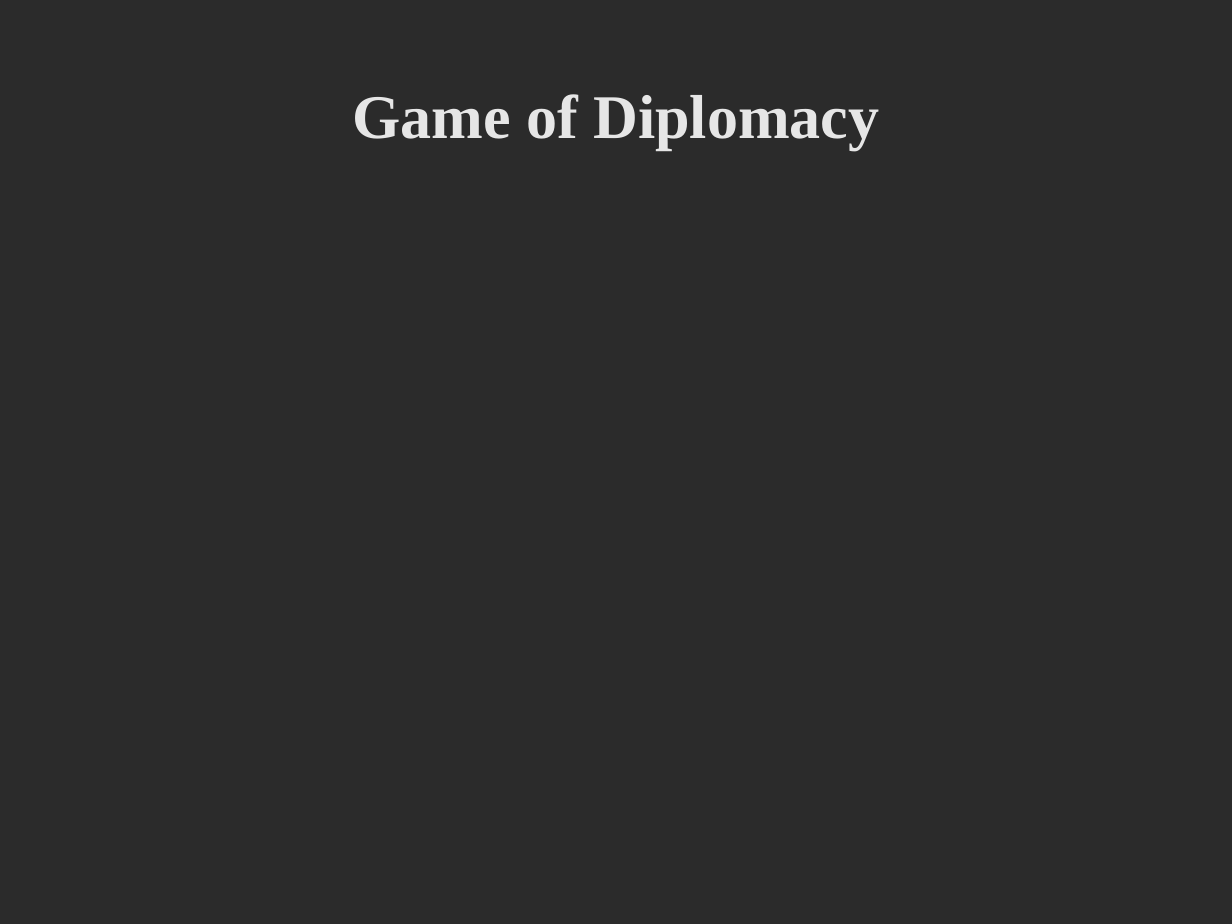
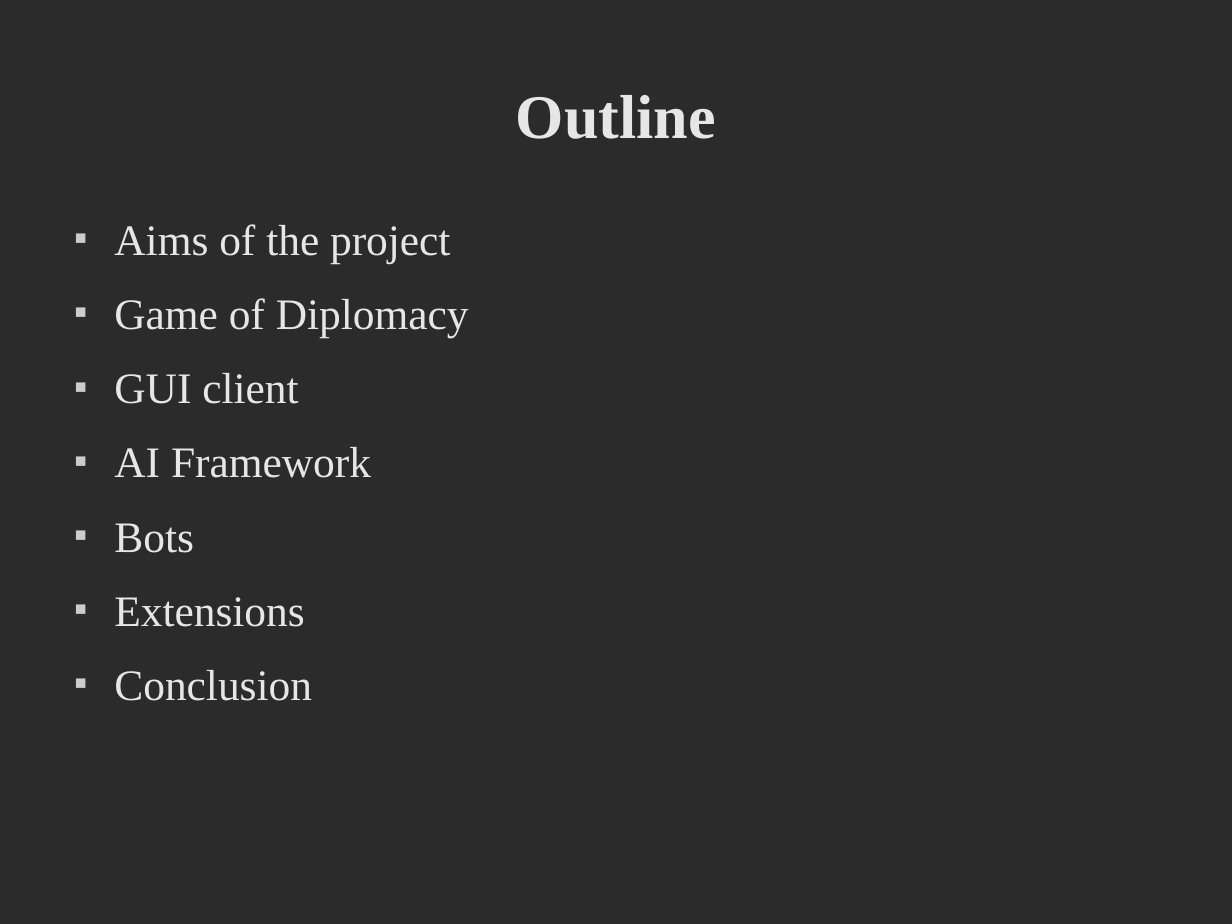
Before and after one commit to deltaluca/flappy, a slide deck: slide 2 of Presentation/ProjectDemonstration.odp (slide 4 before the commit). Drawn at 1232x924 pixels with LibreOffice and Linux fonts; fonts in the diff are those of the drawing; background and template pictures are left out; a plain dark background stands for a picture behind light text. Boxes give left, top, right and bottom in pixels: in the first picture for what was removed or moved away, otherwise in the second. Text is boxed around its words. In the diff, an @@ line names an element or a change of style, - is before the commit and + after.

```diff
--- a/Presentation/ProjectDemonstration.odp
+++ b/Presentation/ProjectDemonstration.odp
@@ title at [516,95,716,139]: text changed @@
-Game of Diplomacy
+Outline
@@ text added at [114,224,469,701], 28 pt, text #E6E6E6 @@
+■ Aims of the project
+■ Game of Diplomacy
+■ GUI client
+■ AI Framework
+■ Bots
+■ Extensions
+■ Conclusion
```
Also in this commit, not shown: 2 other slides changed, 10 slides added, 4 slides removed.
